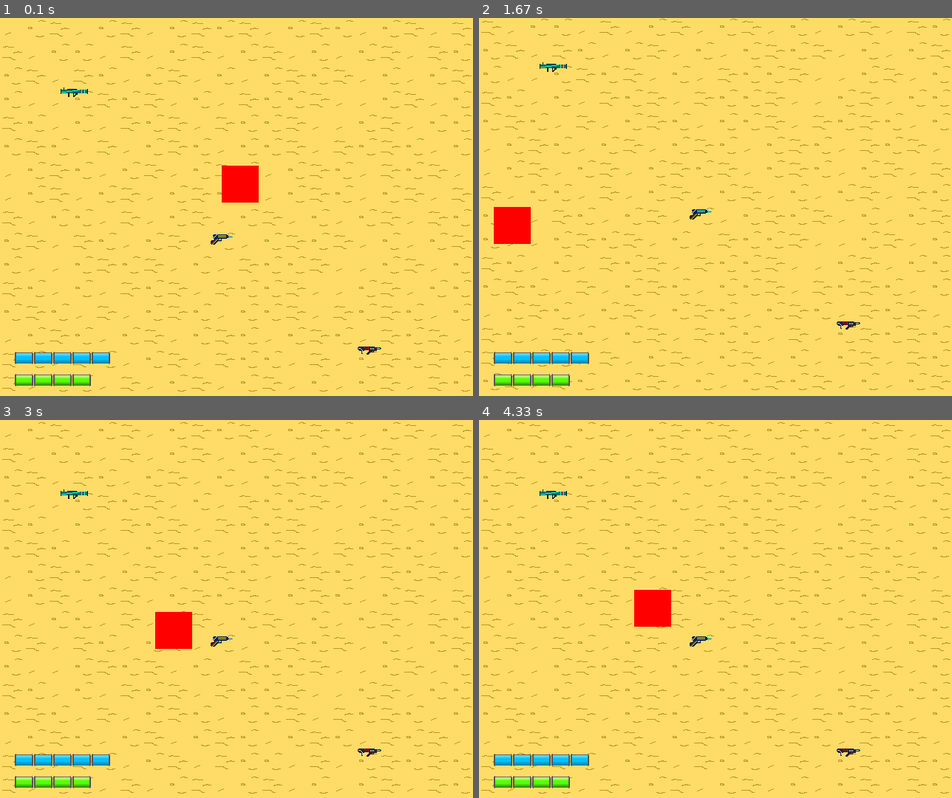
Above: before the commit, frames 1-4 (two rows, left to right).
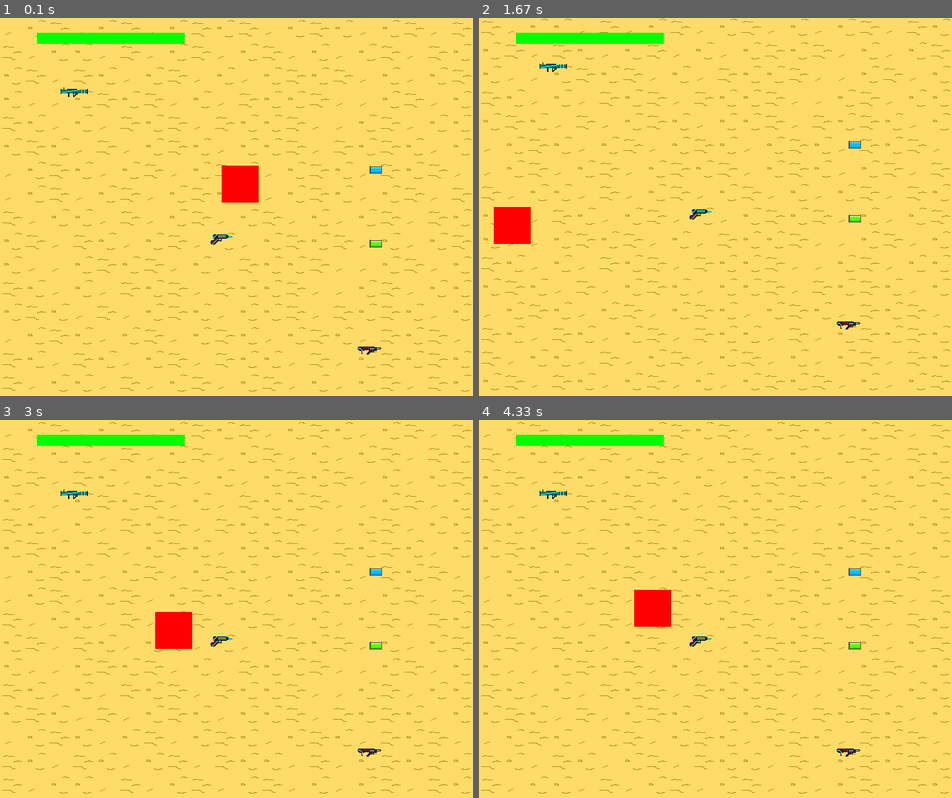
Above: after the commit, the same moments.

Repository: Antoine-Vitrian/Pygame_Project
Game: pygame game, started from camera_test.py
Same seed, same stepped clock (60 frames per second), same inputs: the game is played once before the commit and once after it.
Inputs:
- Up to frame 1 (0.1 s): no input
- Up to frame 2 (1.67 s): hold A 0.33-0.87 s; hold S 0.9-1.2 s; hold A 1.23-1.63 s
- Up to frame 3 (3 s): hold W 1.67-2.03 s; hold D 2.07-2.7 s; hold S from 2.73 s (still down)
- Up to frame 4 (4.33 s): release S at 3.1 s; hold A 3.13-3.6 s; hold D 3.63-4.1 s; hold W from 4.13 s (still down)

The runs differ from the first frame. In frame 1, 2.1% of the frame differs, in the area x 3-81%, y 3-98%; in frame 2, 2.1%; in frame 3, 2.1%; in frame 4, 2.1%.

Commit message:
terminado sistema de munições e iniciado sprites

Diff:
--- a/camera_test.py
+++ b/camera_test.py
@@ -5,6 +5,7 @@
 from guns import *
 from camera import camera
 from game_map import *
+from itens import AmmoPack
 
 pygame.init()
 
@@ -22,7 +23,7 @@
 
 map = Map("map/mapa_1.csv", tile_kinds, TILES_SIZE)
 
-player = Player_rect(300, 200, 20, plr_col)
+player = Player_rect(300, 200, 100, plr_col)
 
 gun = Gun(500, 450, 50, 'Img/Armas/arma_RW4.png', 12, 80, 8, True)
 pistol = Gun(500, 700, 20, 'Img/Armas/pistol.png', 7, 60, 10, False)
@@ -31,12 +32,24 @@
 
 bazooka = Bazooka(100, 100, 10, 'Img/Armas/bazuca_FW1000.png', 100)
 
+ammo_pack = AmmoPack(500, 200, 'gun', 0.7)
+bazooka_pack = AmmoPack(500, 300, 'bazooka', 0.7)
+
 loaded_guns = [gun, pistol, laser_gun, bazooka]
+loaded_items = [ammo_pack, bazooka_pack]
 
+def item_handler(items):
+    for item in items:
+        if item.droped == True:
+            item.update(screen, player)
+        else:
+            loaded_items.remove(item)
 
 def update_screen(player, guns, camera):
     camera.x = max(0, min(player.rect.x - SCREEN_WIDTH // 2, (len(map.tiles[0]) * TILES_SIZE) - SCREEN_WIDTH))
     camera.y = max(0, min(player.rect.y - SCREEN_HEIGHT // 2, (len(map.tiles) * TILES_SIZE) - SCREEN_HEIGHT))
+
+    item_handler(loaded_items)
 
     player.update(screen)
 
@@ -51,9 +64,9 @@
     while run:
         clock.tick(FPS)
 
-        map.draw(screen)
+        map.draw(screen) # desenha o mapa (background)
 
-        update_screen(player, loaded_guns, camera)
+        update_screen(player, loaded_guns, camera) # desenha o jogo e os objetos (precisa estar depois do mapa)
 
         for event in pygame.event.get():
             if event.type == pygame.QUIT:
--- a/character.py
+++ b/character.py
@@ -61,13 +61,20 @@
 
         screen.blit(self.surface, (self.rect.x - camera.x, self.rect.y - camera.y))
 
-        self.show_ammo_packs(screen)
+        self.draw_life(screen)
+        if self.equiped == True or keys_pressed[pygame.K_c]:
+            self.show_ammo_packs(screen)
 
     def equip(self):
         self.equiped = True
 
     def dequip(self):
         self.equiped = False
+
+    def draw_life(self, screen):
+        #desenha a vida do jogador na tela
+        pygame.draw.rect(screen, (255, 0, 0), (50, 20, self.life * 2, 15))
+        pygame.draw.rect(screen, (0, 255, 0), (50, 20, self.life * 2, 15))
 
     def show_ammo_packs(self, screen):
         ammo_pack = pygame.image.load('Img/other/gun_battery.png')
--- a/game_map.py
+++ b/game_map.py
@@ -3,7 +3,7 @@
 import csv
 
 TILES_SIZE = 32
-
+0
 SCREEN_WIDTH = TILES_SIZE * 20
 SCREEN_HEIGHT = TILES_SIZE * 16
 
--- a/guns.py
+++ b/guns.py
@@ -121,7 +121,7 @@
             self.curr_recharge_time -= 1
 
             # Desenha o cooldown de recarga
-            pygame.draw.rect(screen, (255, 0, 0), (50, 80, self.recharge_time, 10))
+            pygame.draw.rect(screen, (80, 80, 80), (50, 80, self.recharge_time, 10))
             pygame.draw.rect(screen, (255, 255, 0), (50, 80, self.curr_recharge_time, 10))
         else:
             self.curr_ammo = self.ammo
@@ -131,8 +131,8 @@
 
     def draw_ammo(self, screen):
         # Desenha a munição da arma
-        pygame.draw.rect(screen, (255, 0, 0), (50, 50, self.ammo * 3, 20))
-        pygame.draw.rect(screen, (0, 255, 0), (50, 50, self.curr_ammo * 3, 20))
+        pygame.draw.rect(screen, (80, 80, 80), (50, 50, self.ammo * 3, 20))
+        pygame.draw.rect(screen, (0, 200, 255), (50, 50, self.curr_ammo * 3, 20))
 
     def draw_gun(self, screen, plr):
         pos_x, pos_y = pygame.mouse.get_pos()
@@ -270,12 +270,12 @@
 
     def draw_ammo(self, screen):
         # Desenha a munição da arma
-        pygame.draw.rect(screen, (255, 0, 0), (50, 50, self.ammo, 20))
-        pygame.draw.rect(screen, (0, 255, 0), (50, 50, self.curr_ammo, 20))
+        pygame.draw.rect(screen, (80, 80, 80), (50, 50, self.ammo, 20))
+        pygame.draw.rect(screen, (0, 200, 255), (50, 50, self.curr_ammo, 20))
 
         # avisa caso esteja em overheat
         if self.overheat_timer:
-            pygame.draw.rect(screen, (255, 0, 0), (60, 10, 60, 20))
+            pygame.draw.rect(screen, (80, 80, 80), (60, 10, 60, 20))
             pygame.draw.rect(screen, (255, 255, 0), (60, 10, self.overheat_timer, 20))
 
     def get_laser_pos(self):
@@ -389,7 +389,6 @@
             dx = self.rect.x - camera.x - mouse_x
             dy = self.rect.y - camera.y - mouse_y
             dist = (dx**2 + dy**2) ** 0.5
-            print(self.rect, (mouse_x, mouse_y), dist)
 
             # Calcula o tempo de vida da bala
             time = dist // self.blt_speed
@@ -432,7 +431,7 @@
             self.curr_recharge_time -= 1
 
             # Desenha o cooldown de recarga
-            pygame.draw.rect(screen, (255, 0, 0), (50, 80, self.recharge_time, 10))
+            pygame.draw.rect(screen, (80, 80, 80), (50, 80, self.recharge_time, 10))
             pygame.draw.rect(screen, (255, 255, 0), (50, 80, self.curr_recharge_time, 10))
         else:
             self.curr_ammo = self.ammo
@@ -441,8 +440,8 @@
 
     def draw_ammo(self, screen):
         # Desenha a munição da arma
-        pygame.draw.rect(screen, (255, 0, 0), (50, 50, self.ammo * 5, 20))
-        pygame.draw.rect(screen, (0, 255, 0), (50, 50, self.curr_ammo * 5, 20))
+        pygame.draw.rect(screen, (80, 80, 80), (50, 50, self.ammo * 5, 20))
+        pygame.draw.rect(screen, (0, 200, 255), (50, 50, self.curr_ammo * 5, 20))
 
     #--------------arma-----------------
     def draw_gun(self, screen, plr):
--- a/itens.py
+++ b/itens.py
@@ -2,4 +2,27 @@
 from camera import camera
 
 class AmmoPack:
-    def __init__(self, x, y, immage):
+    def __init__(self, x, y, ammo_type, scale):
+        self.ammo_type = ammo_type
+        if self.ammo_type == 'gun':
+            self.image = pygame.image.load('Img/other/gun_battery.png')
+        elif self.ammo_type == 'bazooka':
+            self.image = pygame.image.load('Img/other/bazooka_ammo.png')
+        self.image = pygame.transform.scale(self.image, (self.image.get_width() * scale, self.image.get_height() * scale))
+        self.rect = self.image.get_rect()
+        self.rect.x = x
+        self.rect.y = y
+        self.droped = True
+
+
+    def update(self, screen, plr):
+        keys_pressed = pygame.key.get_pressed()
+
+        if self.rect.colliderect(plr) and keys_pressed[pygame.K_f]: # aumenta a munição reserva do player
+            if self.ammo_type == 'gun':
+                plr.ammo_pack += 1
+            elif self.ammo_type == 'bazooka':
+                plr.bazooka_ammo_pack += 1
+            self.droped = False
+
+        screen.blit(self.image, (self.rect.x - camera.x, self.rect.y - camera.y))
--- /dev/null
+++ b/sprites.py
@@ -0,0 +1,13 @@
+import pygame
+
+class SpriteSheet():
+    def __init__(self, image):
+        self.sheet = image
+
+    def get_image(self, frame, width, height, scale, colour):
+        image = pygame.Surface((width, height)).convert_alpha()
+        image.blit(self.sheet, (0, 0), ((width * frame), 0, width, height))
+        image = pygame.transform.scale(image, (width * scale, height * scale))
+        image.set_colorkey(colour)
+
+        return image
--- /dev/null
+++ b/sprites_test.py
@@ -0,0 +1,52 @@
+import pygame
+from sprites import SpriteSheet
+
+pygame.init()
+
+BLACK = (0, 0, 0)
+
+screen = pygame.display.set_mode((800, 600))
+pygame.display.set_caption('Spritesheet')
+
+sprite_sheet_image = pygame.image.load('Img//other/bazooka_bullet.png').convert_alpha()
+sprite_sheet = SpriteSheet(sprite_sheet_image)
+
+# create animation list
+animation_list = []
+animation_steps = [3]
+action = 0
+last_update = pygame.time.get_ticks()
+animation_cooldown = 50
+frame = 0
+step_counter = 0
+
+for animation in animation_steps:
+    temp_img_list = []
+    for _ in range(animation):
+        temp_img_list.append(sprite_sheet.get_image(step_counter, 17, 17, 2, BLACK))
+        step_counter += 1
+    animation_list.append(temp_img_list)
+
+run = True
+while run:
+    screen.fill((70, 70, 70))
+
+    #show frame image
+    screen.blit(animation_list[action][frame], (0, 0))
+
+    #update animation
+    current_time = pygame.time.get_ticks()
+    if current_time - last_update >= animation_cooldown:
+        frame += 1
+        last_update = current_time
+        if frame >= len(animation_list[action]):
+            frame = 0
+
+
+    for event in pygame.event.get():
+        if event.type == pygame.QUIT:
+            run = False
+
+    pygame.display.flip()
+
+pygame.quit()
Binary file added: Img/other/bazooka_bullet.png
